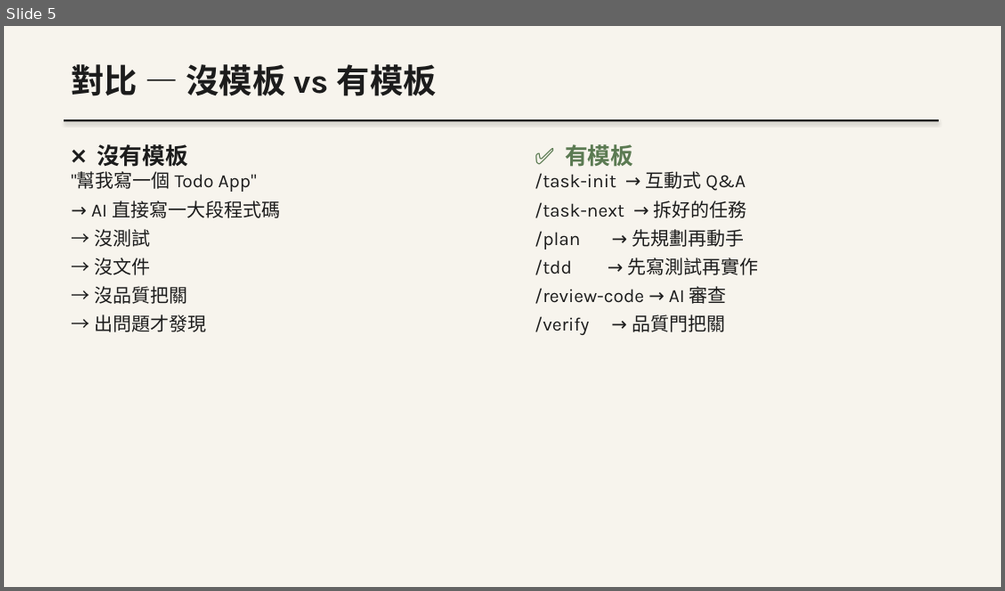
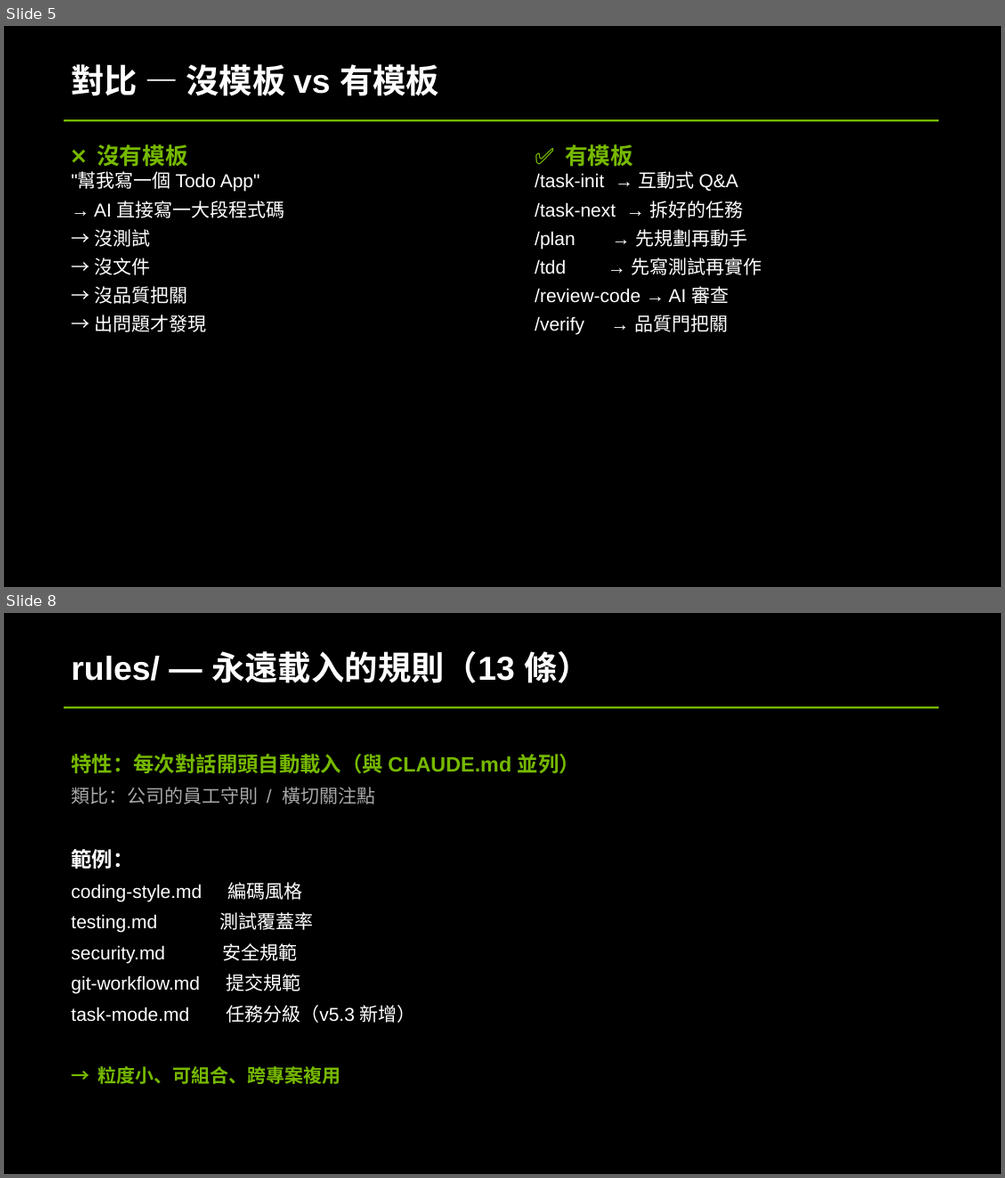
Before and after one commit to bheadwei/claude-GUNDAM-zh-tw, a slide deck: workshop/docs/slides/VibeCoding_Workshop.pptx. Shown one above the other, each under a label of ours: slide 5 before the commit, slides 5 and 8 after it; the slides between them are not shown. The pictures are 1005x591 and 1005x1178 pixels, drawn with LibreOffice and Linux fonts; fonts in the diff are those of the drawing. Boxes give left, top, right and bottom in pixels: in the first picture for what was removed or moved away, otherwise in the second. Text is boxed around its words. In the diff, an @@ line names an element or a change of style, - is before the commit and + after.

```diff
--- a/workshop/docs/slides/VibeCoding_Workshop.pptx
+++ b/workshop/docs/slides/VibeCoding_Workshop.pptx
@@ slide 8 added at box(4, 613, 1001, 1174), background #000000 @@
@@ text added at box(71, 651, 591, 683), 32 pt, text #FFFFFF, bold @@
+rules/ — 永遠載入的規則（13 條）
@@ rectangle added at box(64, 706, 938, 709), fill #76B900 @@
@@ text added at box(71, 754, 580, 1084), 18 pt, text #FFFFFF @@
+特性：每次對話開頭自動載入（與 CLAUDE.md 並列）
+類比：公司的員工守則 / 橫切關注點
+範例：
+coding-style.md 編碼風格
+testing.md 測試覆蓋率
+security.md 安全規範
+git-workflow.md 提交規範
+task-mode.md 任務分級（v5.3 新增）
+→ 粒度小、可組合、跨專案複用
@@ slide 5 changed as well @@
@@ background #F7F4ED to #000000 @@
@@ text "對比 — 沒模板 vs 有模板" at box(71, 64, 439, 96): font Karla to Arial, text colour #1C1C1C to #FFFFFF @@
@@ rectangle at box(64, 119, 938, 122): fill #1C1C1C to #76B900 @@
@@ text "❌ 沒有模板" at box(94, 144, 285, 332): font Karla to Arial, text colour #1C1C1C to #FFFFFF; text colour #1C1C1C to #76B900 in "❌ 沒有模板" @@
@@ text "✅ 有模板" at box(534, 144, 762, 335): font Karla to Arial, text colour #1C1C1C to #FFFFFF; text colour #5B7A52 to #76B900 in "✅ 有模板" @@
```
Also in this commit, not shown: 38 other slides changed, 6 other slides added, 3 other files.
